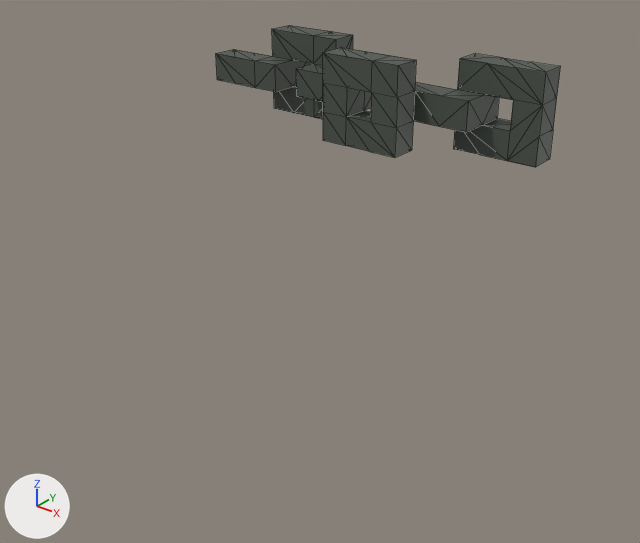
Two versions of the glTF model HANAHIME/Game/resource/user/model/stage/Stage1.glb, one commit apart.
The view is the same before and after, from a 50 mm lens placed at (477.0, -492.0, 155.0), pointed at (87.0, -4.0, -147.0). The axes (+X, +Y, +Z) are drawn at lower left. The lights are the same throughout. Mesh edges are drawn as thin lines. Where no turn or scale is listed for an object, it has been applied to the vertices. Vertices at the same position are counted once.

Objects in the first picture: 'HitStage0_0'.
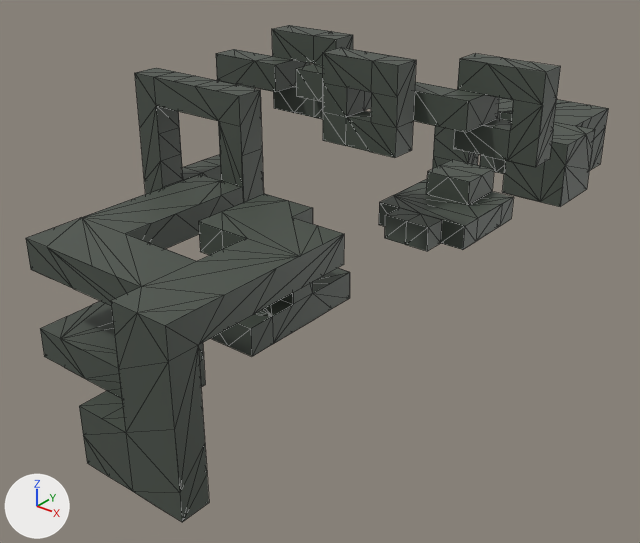
Diff of the bpy script that builds the scene:
```diff
--- a/HANAHIME/Game/resource/user/model/stage/Stage1.glb.py
+++ b/HANAHIME/Game/resource/user/model/stage/Stage1.glb.py
@@ me_立方体_109 @@
 # verts and faces of me_立方体_109; kept vertices keep their numbers, new ones are numbered from 124
-me_立方体_109.from_pydata(...)  # 124 vertices, 256 faces; spans x -10.0..250.0, y -30.0..30.0, z -30.0..30.0
+me_立方体_109.from_pydata(...)  # 582 vertices, 1123 faces; spans x -10.0..250.0, y -250.0..390.0, z -171.0..30.0
+# me_立方体_109 part 1: a new loose piece of 197 vertices spanning x 50.0..190.0, y -250.0..-50.0, z -171.0..-51.0, in mat_terrianmaterial_047 (dark grey #4a5249)
+# me_立方体_109 part 2: a new loose piece of 121 vertices spanning x 10.0..170.0, y 250.0..390.0, z -171.0..-91.0, in mat_terrianmaterial_054 (dark grey #4a5249)
+# me_立方体_109 part 3: a new loose piece of 44 vertices spanning x 90.0..170.0, y 70.0..150.0, z -131.0..-91.0, in mat_terrianmaterial_055 (dark grey #4a5249)
+# me_立方体_109 part 4
+# 9 faces are deleted
+# 53 vertices are added at x -10.0..150.0, y -110.0..70.0, z -131.0..10.0
+# 5 new vertices lie (0.0, 0.0, -20.0) away from vertices in x -10.0..10.0, y -10.0..10.0, z -50.0..-10.0
+# 5 new vertices lie (0.0, 0.0, 40.0) away from vertices in x -10.0..10.0, y -90.0..-70.0, z -70.0..-50.0
+# 7 new vertices lie (0.0, 0.0, 20.0) away from vertices in x -10.0..10.0, y -90.0..-70.0, z -50.0..-10.0
+# 5 new vertices lie (40.0, 0.0, 0.0) away from vertices in x 10.0..30.0, y -90.0..-70.0, z -10.0..10.0
+# 5 new vertices lie (20.0, 0.0, 0.0) away from vertices in x 30.0..70.0, y -90.0..-70.0, z -10.0..10.0
+# 5 new vertices lie (0.0, 0.0, -20.0) away from vertices in x -10.0..90.0, y -90.0..-70.0, z -70.0..10.0
+# 5 new vertices lie (0.0, 0.0, -40.0) away from vertices in x 70.0..90.0, y -90.0..-70.0, z -30.0..10.0
+# 6 new vertices lie (0.0, 20.0, 0.0) away from vertices in x 90.0..150.0, y -90.0..50.0, z -131.0..-90.0
+# 46 new faces join them, mat_terrianmaterial_029 (dark grey #4a5249)
+# 131 new faces join them, mat_terrianmaterial_043 (dark grey #4a5249)
+# 16 new faces join them, mat_terrianmaterial_056 (dark grey #4a5249)
+# me_立方体_109 part 5
+delete_faces([(56, 60, 57), (55, 60, 56), (55, 63, 60), (55, 59, 63)])
+faces += [(57, 63, 60), (55, 57, 56), (55, 59, 57), (57, 59, 63)]  # mat_terrianmaterial_029 (dark grey #4a5249)
+# me_立方体_109 part 6
+delete_faces([(86, 92, 87), (87, 92, 88), (86, 90, 91), (86, 91, 92), (90, 98, 91)])
+faces += [(86, 88, 87), (86, 90, 88), (91, 92, 98), (88, 90, 92), (90, 98, 92)]  # mat_terrianmaterial_029 (dark grey #4a5249)
 me_立方体_109.materials.append(mat_terrianmaterial_029)
+me_立方体_109.materials.append(mat_terrianmaterial_047)  # dark grey #4a5249
+me_立方体_109.materials.append(mat_terrianmaterial_043)  # dark grey #4a5249
+me_立方体_109.materials.append(mat_terrianmaterial_054)  # dark grey #4a5249
+me_立方体_109.materials.append(mat_terrianmaterial_055)  # dark grey #4a5249
+me_立方体_109.materials.append(mat_terrianmaterial_056)  # dark grey #4a5249
```

Changed parts and their boxes [x1, y1, x2, y2] in the pictures (640 x 543 px; the box of a moved part takes in the faces that stretch with it):
'HitStage0_0', reshaped (69% wider, 248% taller)
    before: [216, 25, 560, 167]
    after: [26, 25, 608, 522]
part 1 of me_立方体_109, added
    after: [26, 175, 350, 522]
part 2 of me_立方体_109, added
    after: [432, 97, 608, 207]
part 3 of me_立方体_109, added
    after: [379, 159, 513, 250]
part 4 of me_立方体_109, built on
    before: [216, 54, 276, 92]
    after: [135, 54, 442, 251]
part 5 of me_立方体_109, moved or reshaped
    both: [396, 60, 416, 128]
part 6 of me_立方体_109, moved or reshaped
    both: [536, 73, 557, 167]
